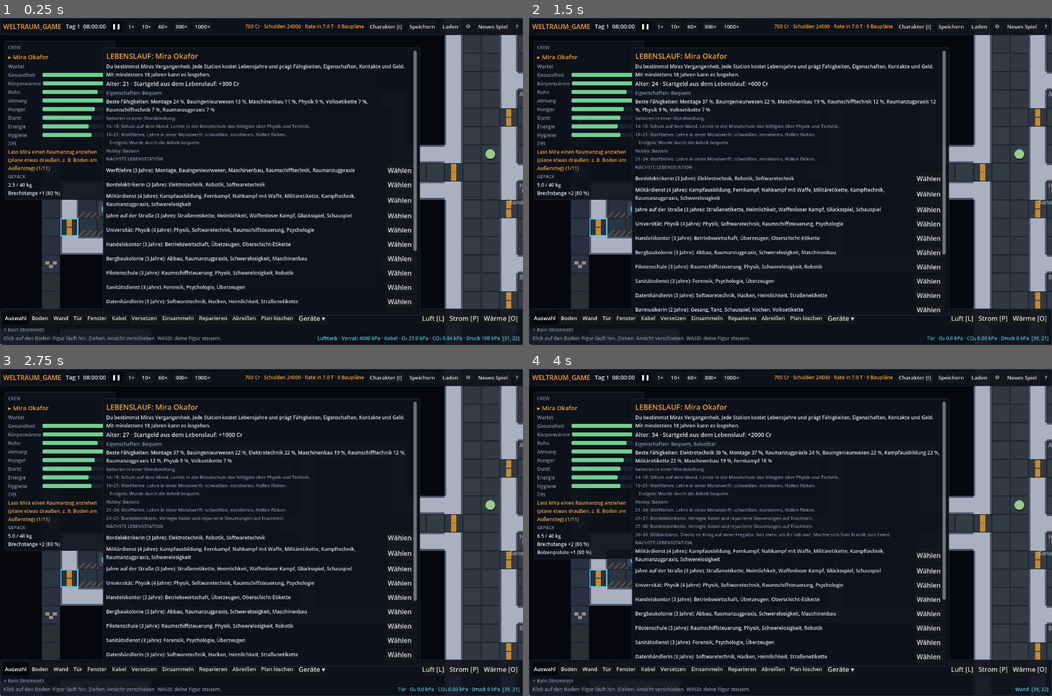
Above: before the commit, frames 1-4 (two rows, left to right).
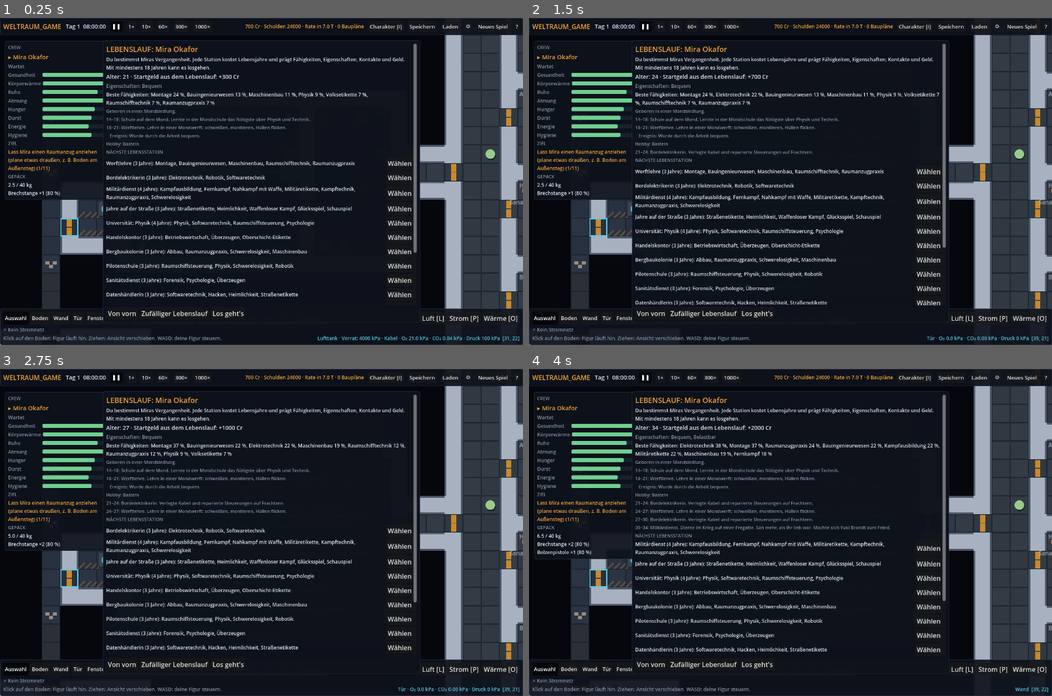
Above: after the commit, the same moments.

Repository: reisicate-lang/Weltraum_Game
Game: Godot game, scene res://scenes/main/main.tscn
Two runs of this game, one before a commit and one after it. Both use one fixed random seed, a clock stepped at 60 frames per second and the inputs below.
Inputs:
- Up to frame 1 (0.25 s): no input
- Up to frame 2 (1.5 s): click "?" at 0.5 s; click "Wählen" at 1.25 s
- Up to frame 3 (2.75 s): click "Wählen" at 2 s
- Up to frame 4 (4 s): click "Wählen" at 2.75 s; click "Wählen" at 3.5 s

The runs differ from the first frame. In frame 1, 12% of the frame differs, in the area x 19-81%, y 6-93%; in frame 2, 12%, in the area x 1-81%, y 6-93%; in frame 3, 11%; in frame 4, 12%.

Commit message:
Fix: Steuerungshilfe ließ sich nicht schließen
- Hilfe erscheint erst nach dem Lebenslauf (lag vorher verdeckt darunter)
- Hilfe hat ein ✕, Esc schließt sie, Inhalt scrollt auf kleinen Bildschirmen
- Lebenslauf: Knöpfe Von vorn / Zufällig / Los geht's stehen immer unten
  statt am Ende der scrollbaren Liste
- Fensterhöhen passen sich an kleine Bildschirme an

Co-Authored-By: Claude Opus 5.5 <noreply@anthropic.com>
Claude-Session: https://claude.ai/code/session_016MeZ42ePaX5FebxXK7ek77

Diff:
--- a/scenes/main/main.gd
+++ b/scenes/main/main.gd
@@ -186,7 +186,7 @@
 				var n := PhysicsSystem.nearest()
 				if not PhysicsSystem.dock(n.id):
 					GameState.toast("Zu weit weg oder zu schnell zum Andocken.")
-		KEY_ESCAPE: UIManager.set_tool("select"); UIManager.close_container(); UIManager.close_window(); UIManager.toggle_nav(false)
+		KEY_ESCAPE: UIManager.close_help(); UIManager.set_tool("select"); UIManager.close_container(); UIManager.close_window(); UIManager.toggle_nav(false)
 		KEY_B: UIManager.set_tool("floor")
 		KEY_M: UIManager.set_tool("wall")
 		KEY_T: UIManager.set_tool("door")
--- a/scripts/ui/character_ui.gd
+++ b/scripts/ui/character_ui.gd
@@ -10,6 +10,9 @@
 var _last := ""
 var creation: PanelContainer
 var creation_box: VBoxContainer
+var creation_scroll: ScrollContainer
+var creation_bottom: HBoxContainer
+var char_scroll: ScrollContainer
 var encounter_panel: PanelContainer
 var encounter_box: VBoxContainer
 
@@ -24,13 +27,19 @@
 	box.size_flags_horizontal = Control.SIZE_EXPAND_FILL
 	scroll.add_child(box)
 	creation = _big_panel()
-	var cs := ScrollContainer.new()
-	cs.custom_minimum_size = Vector2(760, 640)
-	cs.horizontal_scroll_mode = ScrollContainer.SCROLL_MODE_DISABLED
-	creation.add_child(cs)
+	# Liste scrollt, die Knöpfe darunter bleiben immer sichtbar
+	var outer := VBoxContainer.new()
+	creation.add_child(outer)
+	creation_scroll = ScrollContainer.new()
+	creation_scroll.custom_minimum_size = Vector2(760, 640)
+	creation_scroll.horizontal_scroll_mode = ScrollContainer.SCROLL_MODE_DISABLED
+	outer.add_child(creation_scroll)
 	creation_box = VBoxContainer.new()
 	creation_box.size_flags_horizontal = Control.SIZE_EXPAND_FILL
-	cs.add_child(creation_box)
+	creation_scroll.add_child(creation_box)
+	creation_bottom = HBoxContainer.new()
+	outer.add_child(creation_bottom)
+	char_scroll = scroll
 	encounter_panel = _big_panel()
 	encounter_box = VBoxContainer.new()
 	encounter_box.custom_minimum_size = Vector2(460, 0)
@@ -47,6 +56,18 @@
 	ui.layer.add_child(p)
 	return p
 
+## Fensterhöhen an den Bildschirm anpassen (kleine Bildschirme, Laptops)
+func _fit() -> void:
+	var h: float = ui.get_viewport().get_visible_rect().size.y
+	if creation_scroll != null:
+		creation_scroll.custom_minimum_size.y = clampf(h - 160.0, 200.0, 640.0)
+		creation.reset_size()
+		creation.set_anchors_and_offsets_preset(Control.PRESET_CENTER)
+	if char_scroll != null:
+		char_scroll.custom_minimum_size.y = clampf(h - 120.0, 200.0, 600.0)
+		panel.reset_size()
+		panel.set_anchors_and_offsets_preset(Control.PRESET_CENTER)
+
 func _clear(b: Container) -> void:
 	for ch in b.get_children():
 		ch.queue_free()
@@ -58,6 +79,7 @@
 
 func toggle() -> void:
 	panel.visible = not panel.visible
+	_fit()
 	_last = ""
 	refresh()
 
@@ -247,12 +269,16 @@
 
 func open_creation() -> void:
 	creation.visible = true
+	# Die Steuerungshilfe kommt erst nach dem Lebenslauf (sonst liegt sie verdeckt darunter)
+	ui.close_help()
 	TimeSystem.set_speed(0)
 	refresh_creation()
 
 func refresh_creation() -> void:
 	var c := CrewSystem.player()
 	_clear(creation_box)
+	_clear(creation_bottom)
+	_fit()
 	creation_box.add_child(ui._label("LEBENSLAUF: %s" % c.display_name, ui.COL_AMBER, 18))
 	creation_box.add_child(_wrap("Du bestimmst Miras Vergangenheit. Jede Station kostet Lebensjahre und prägt Fähigkeiten, Eigenschaften, Kontakte und Geld. Mit mindestens 18 Jahren kann es losgehen."))
 	creation_box.add_child(ui._label("Alter: %d · Startgeld aus dem Lebenslauf: %+d Cr" % [c.age, CharacterSystem.start_credits(c)], Color(0.87, 0.9, 0.94), 14))
@@ -295,7 +321,7 @@
 				CrewSocial.import_character(file)
 				refresh_creation()))
 		creation_box.add_child(irow)
-	var bottom := HBoxContainer.new()
+	var bottom := creation_bottom
 	bottom.add_child(ui._button("Von vorn", func():
 		CharacterSystem.begin(c)
 		refresh_creation()))
@@ -305,10 +331,10 @@
 	var go: Button = ui._button("Los geht's", func():
 		EconomySystem.credits = Config.START_CREDITS + CharacterSystem.start_credits(c)
 		creation.visible = false
+		ui.show_help()
 		TimeSystem.set_speed(1))
 	go.disabled = c.age < 18
 	bottom.add_child(go)
-	creation_box.add_child(bottom)
 
 # ---------------- Begegnung mit Plünderern ----------------
 
--- a/scripts/ui/ui_manager.gd
+++ b/scripts/ui/ui_manager.gd
@@ -37,6 +37,7 @@
 var container_panel: PanelContainer
 var container_box: VBoxContainer
 var help_panel: PanelContainer
+var help_scroll: ScrollContainer
 var open_pos := Vector2i(-1, -1)
 var _last_container := ""
 var window_panel: PanelContainer
@@ -261,9 +262,21 @@
 	help_panel.grow_horizontal = Control.GROW_DIRECTION_BOTH
 	help_panel.grow_vertical = Control.GROW_DIRECTION_BOTH
 	layer.add_child(help_panel)
+	var outer := VBoxContainer.new()
+	help_panel.add_child(outer)
+	# Kopfzeile mit Schließen-Knopf
+	var head := HBoxContainer.new()
+	var title := _label("STEUERUNG", COL_AMBER, 18)
+	title.size_flags_horizontal = Control.SIZE_EXPAND_FILL
+	head.add_child(title)
+	head.add_child(_button("✕", close_help))
+	outer.add_child(head)
+	# Auf kleinen Bildschirmen scrollbar
+	help_scroll = ScrollContainer.new()
+	help_scroll.horizontal_scroll_mode = ScrollContainer.SCROLL_MODE_DISABLED
+	outer.add_child(help_scroll)
 	var box := VBoxContainer.new()
-	help_panel.add_child(box)
-	box.add_child(_label("STEUERUNG", COL_AMBER, 18))
+	help_scroll.add_child(box)
 	var text := _label("""Dein kleines Schiff treibt im All. Mira lebt darin und baut, was du planst.
 Halte sie am Leben: Luft, Essen, Wasser, Schlaf.
 
@@ -286,7 +299,8 @@
 	text.custom_minimum_size = Vector2(560, 0)
 	text.autowrap_mode = TextServer.AUTOWRAP_WORD_SMART
 	box.add_child(text)
-	box.add_child(_button("Los geht's", func(): help_panel.visible = false))
+	outer.add_child(_button("Los geht's", close_help))
+	_fit_help.call_deferred()
 
 func _build_window() -> void:
 	window_panel = _panel()
@@ -755,7 +769,26 @@
 	EventBus.tool_changed.emit(tool)
 
 func toggle_help() -> void:
-	help_panel.visible = not help_panel.visible
+	if help_panel.visible:
+		close_help()
+	else:
+		show_help()
+
+func show_help() -> void:
+	_fit_help()
+	help_panel.visible = true
+
+func close_help() -> void:
+	help_panel.visible = false
+
+## Höhe an den Bildschirm anpassen (Knopf bleibt immer sichtbar)
+func _fit_help() -> void:
+	if help_scroll == null:
+		return
+	var avail := get_viewport().get_visible_rect().size.y - 170.0
+	help_scroll.custom_minimum_size = Vector2(580, clampf(avail, 160.0, 470.0))
+	help_panel.reset_size()
+	help_panel.set_anchors_and_offsets_preset(Control.PRESET_CENTER)
 
 func interact() -> void:
 	var p := CrewSystem.player()
--- a/tests/screenshot.gd
+++ b/tests/screenshot.gd
@@ -9,7 +9,9 @@
 	change_scene_to_file("res://scenes/main/main.tscn")
 	for i in 5:
 		await process_frame
-	root.get_node("UIManager").help_panel.visible = false
+	root.get_node("UIManager").help_panel.visible = args.size() > 3 and args[3] == "help"
+	if args.size() > 3 and args[3] == "help":
+		root.get_node("UIManager").char_ui.creation.visible = false
 	# Optional: Spielzeit vorspulen, damit etwas passiert
 	if args.size() > 2:
 		for k in int(args[2]) * 60:
